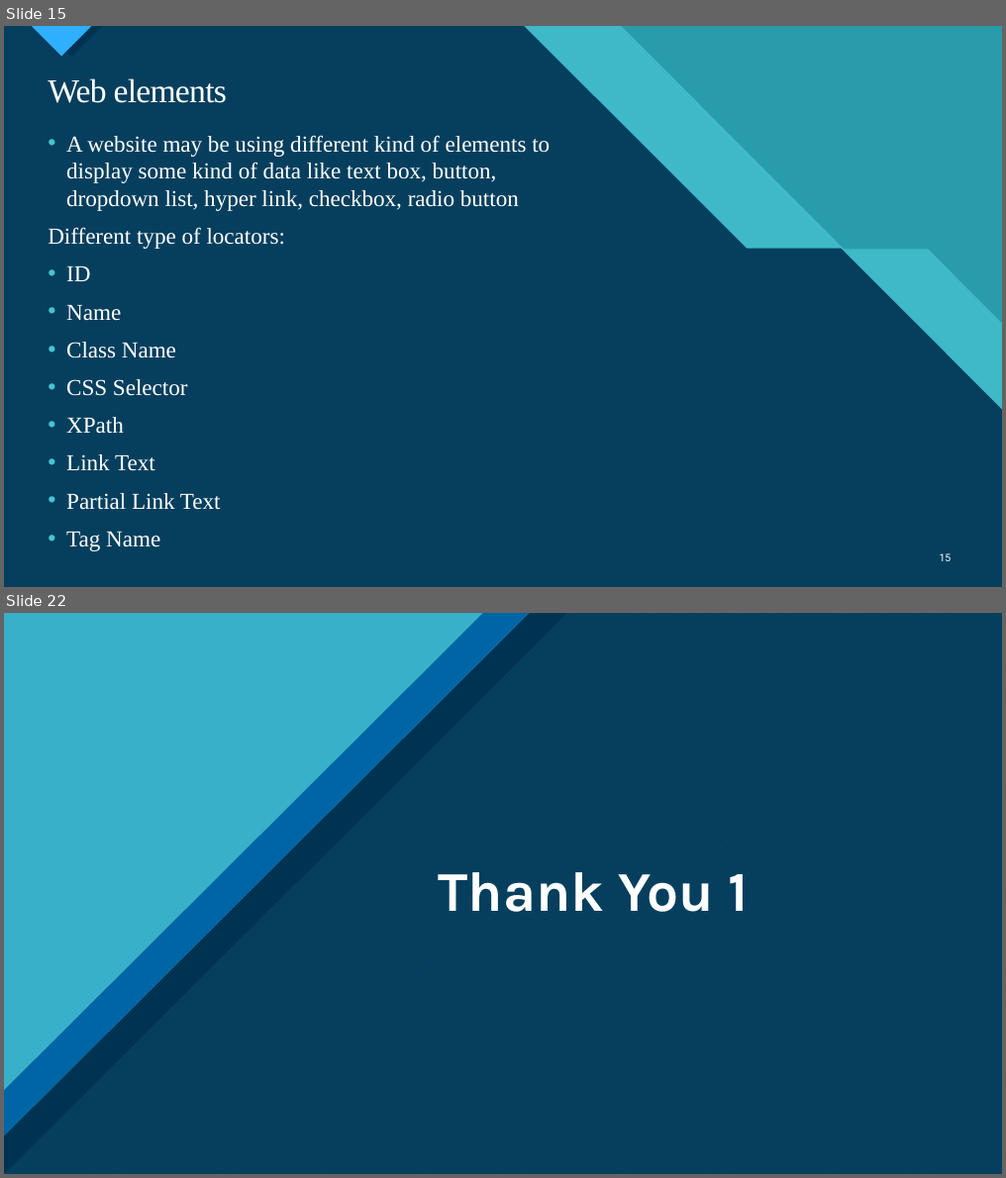
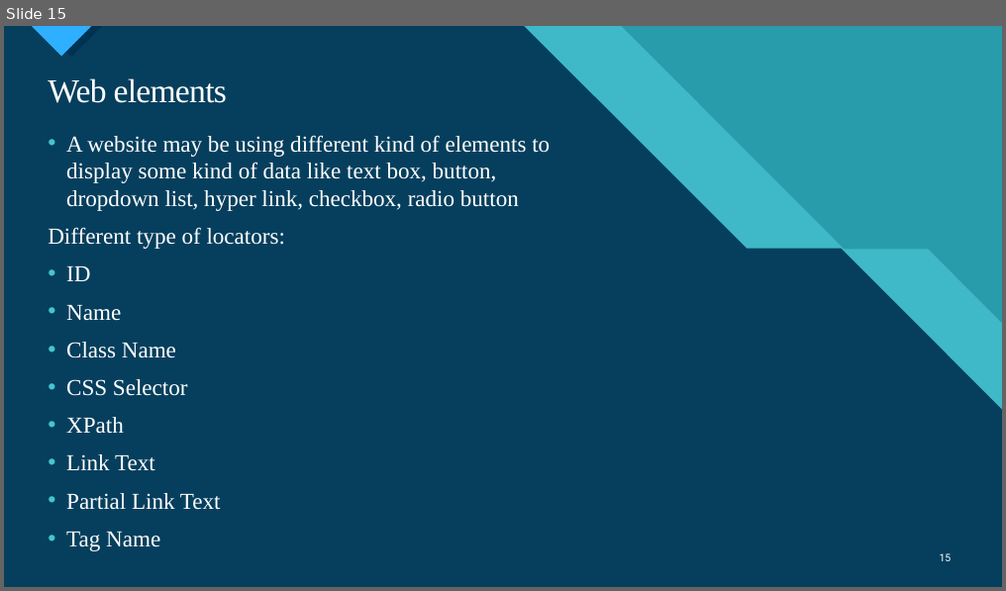
Before and after one commit to ngohungphuc/Presentation, a slide deck: Selenium/Specflow/Web Automation Test with Specflow.pptx. Shown one above the other, each under a label of ours: slides 15 and 22 before the commit, slide 15 after it; the slides between them are not shown. The pictures are 1006x1178 and 1006x591 pixels, drawn with LibreOffice and Linux fonts; fonts in the diff are those of the drawing. Boxes give left, top, right and bottom in pixels: in the first picture for what was removed or moved away, otherwise in the second. Text is boxed around its words. In the diff, an @@ line names an element or a change of style, - is before the commit and + after.

```diff
--- a/Selenium/Specflow/Web Automation Test with Specflow.pptx
+++ b/Selenium/Specflow/Web Automation Test with Specflow.pptx
@@ slide 22 removed at [4,613,1002,1174], background #FFFFFF; not listed: 9 template elements that a slide beside it also shows @@
@@ rectangle removed at [4,613,1002,1174] @@
@@ freeform shape removed at [4,613,1002,1174] @@
@@ freeform shape removed at [4,613,1002,1174] @@
@@ freeform shape removed at [4,613,1002,1174] @@
@@ right triangle removed at [4,613,567,1174] @@
@@ right triangle removed at [4,613,529,1137] @@
@@ right triangle removed at [4,613,483,1090] @@
@@ title removed at [439,872,747,912] @@
-Thank You 1
```
Also in this commit, not shown: 2 slides added, 8 other slides removed.
